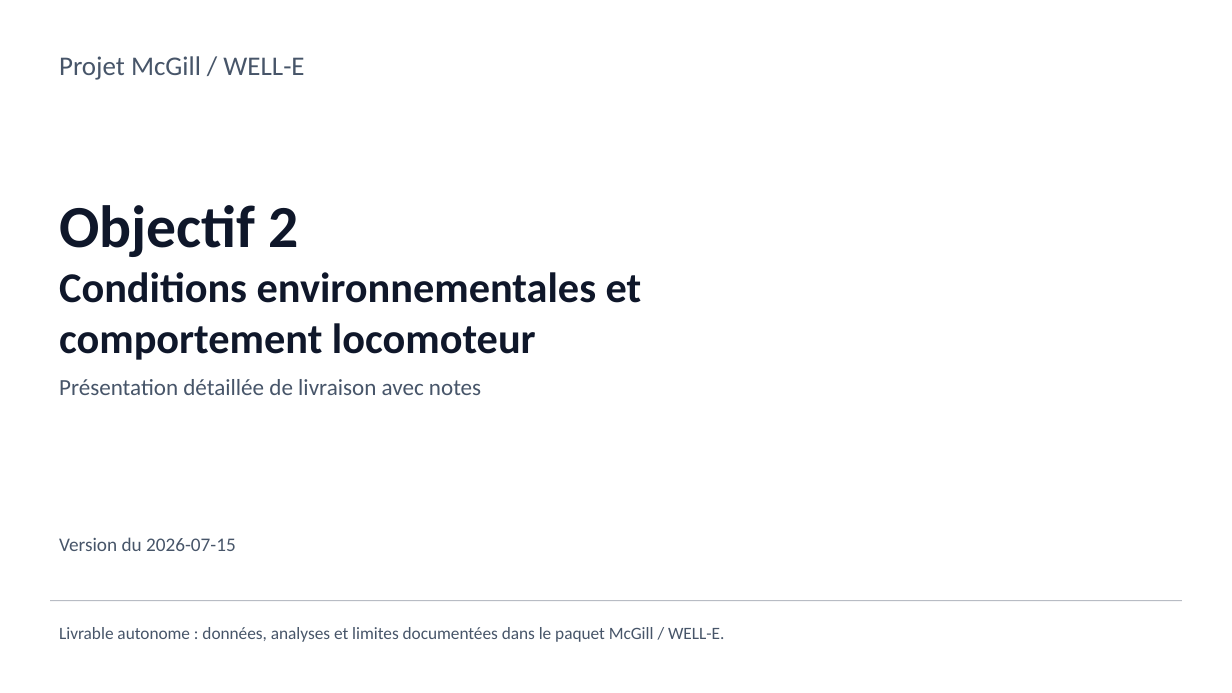
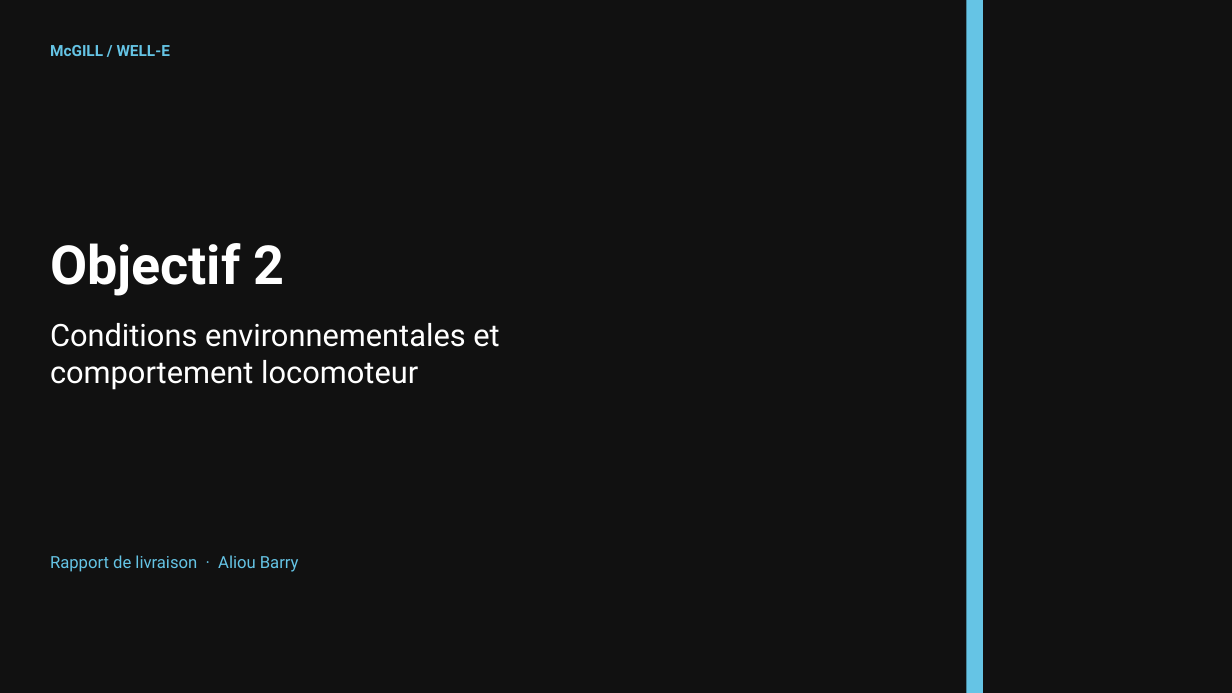
Before and after one commit to Barryguinea/mcgill-iot-cattle, a slide deck: slide 1 of reports/objective2_environnement/Objectif2_presentation_detaillee.pptx. Drawn at 1232x693 pixels with LibreOffice and Linux fonts; fonts in the diff are those of the drawing. Boxes give left, top, right and bottom in pixels: in the first picture for what was removed or moved away, otherwise in the second. Text is boxed around its words. In the diff, an @@ line names an element or a change of style, - is before the commit and + after.

Commit message:
Audit des livrables Objectifs 1 et 2 : corrections et tracabilite
Objectif 2
- Extension de l'analyse environnement-activite a Fall 2019 et Fall 2021
  (temperature interieure, seule mesure commune aux trois corpus) ; l'effet
  intra-jour reste non concluant partout, le controle du jour ecarte donc un
  artefact de facon reproductible.
- Section 5 du rapport : placement des sondes, controles de qualite des donnees
  et test de sensibilite a trois preparations pour Fall 2021.
- Corrige cinq chiffres non reproductibles : plage Fall 2021 (6,5 a 16,4 et non
  7,3 a 16,4), couverture Fall 2019 (dates exactes au lieu de "cinq semaines"),
  borne p du test de sensibilite, periodes des fichiers en Fahrenheit.
- Le generateur copie desormais les sorties multisaison et sauvegarde les
  fichiers deposes a la main avant de reconstruire le paquet.

Objectif 1
- La section SLS comparait deux evaluations sans reference commune : la pipeline
  IF + regles etait jugee sur le score McGill du 15 janvier, la pipeline HYPO sur
  celui du 12 mars, avec quatre vaches sur quatorze etiquetees a l'oppose.
  Remplacee par une comparaison a protocole identique (memes 14 vaches, score du
  12 mars, fenetre de sept jours) : AUC 0,576 contre 0,924.
- Justifie le choix du 12 mars : les donnees IceTag debutent le 16 janvier, donc
  apres la seance de janvier, qu'aucune fenetre capteur ne precede.
- Nouveau script reproductible run_objective1_sls_comparaison_equitable.py.
- Retire les traces de l'outil de generation des presentations livrees
  (Objectifs 1 et 3) et uniformise les separateurs decimaux.

Confidentialite
- Les tables reprenant les scores SLS vache par vache rejoignent le .gitignore,
  au meme titre que le fichier source McGill.

```diff
--- a/reports/objective2_environnement/Objectif2_presentation_detaillee.pptx
+++ b/reports/objective2_environnement/Objectif2_presentation_detaillee.pptx
@@ background #FFFFFF to #111111 @@
@@ rectangle added at (967, 0, 983, 693), fill #65C4E5 @@
@@ text at (50, 45, 170, 56): text changed; size 21 to 12 pt; font Calibri to Roboto; text colour #475569 to #65C4E5; bold on @@
-Projet McGill / WELL-E
+McGILL / WELL-E
@@ text "Objectif 2": place and size @@
-text "Objectif 2" at (59, 205, 299, 257)
+text "Objectif 2" at (50, 243, 285, 296)
@@ text "Objectif 2" at (50, 243, 285, 296): size 46.5 to 42 pt, font Calibri to Roboto, text colour #0F172A to #FFFFFF @@
@@ text at (50, 323, 499, 390): text changed; size 33 to 24 pt; font Calibri to Roboto; text colour #0F172A to #FFFFFF; bold off @@
-Conditions environnementales et comportement locomoteur
+Conditions environnementales et
+comportement locomoteur
@@ text removed at (59, 379, 481, 395) @@
-Présentation détaillée de livraison avec notes
@@ text removed at (59, 537, 236, 551) @@
-Version du 2026-07-15
@@ text added at (50, 555, 299, 572), 13 pt, text #65C4E5 @@
+Rapport de livraison · Aliou Barry
@@ line removed from (50, 601) to (1182, 601) @@
@@ text removed at (59, 627, 724, 642) @@
-Livrable autonome : données, analyses et limites documentées dans le paquet McGill / WELL-E.
```
Also in this commit, not shown: 11 slides added, 11 slides removed, 34 other files.
